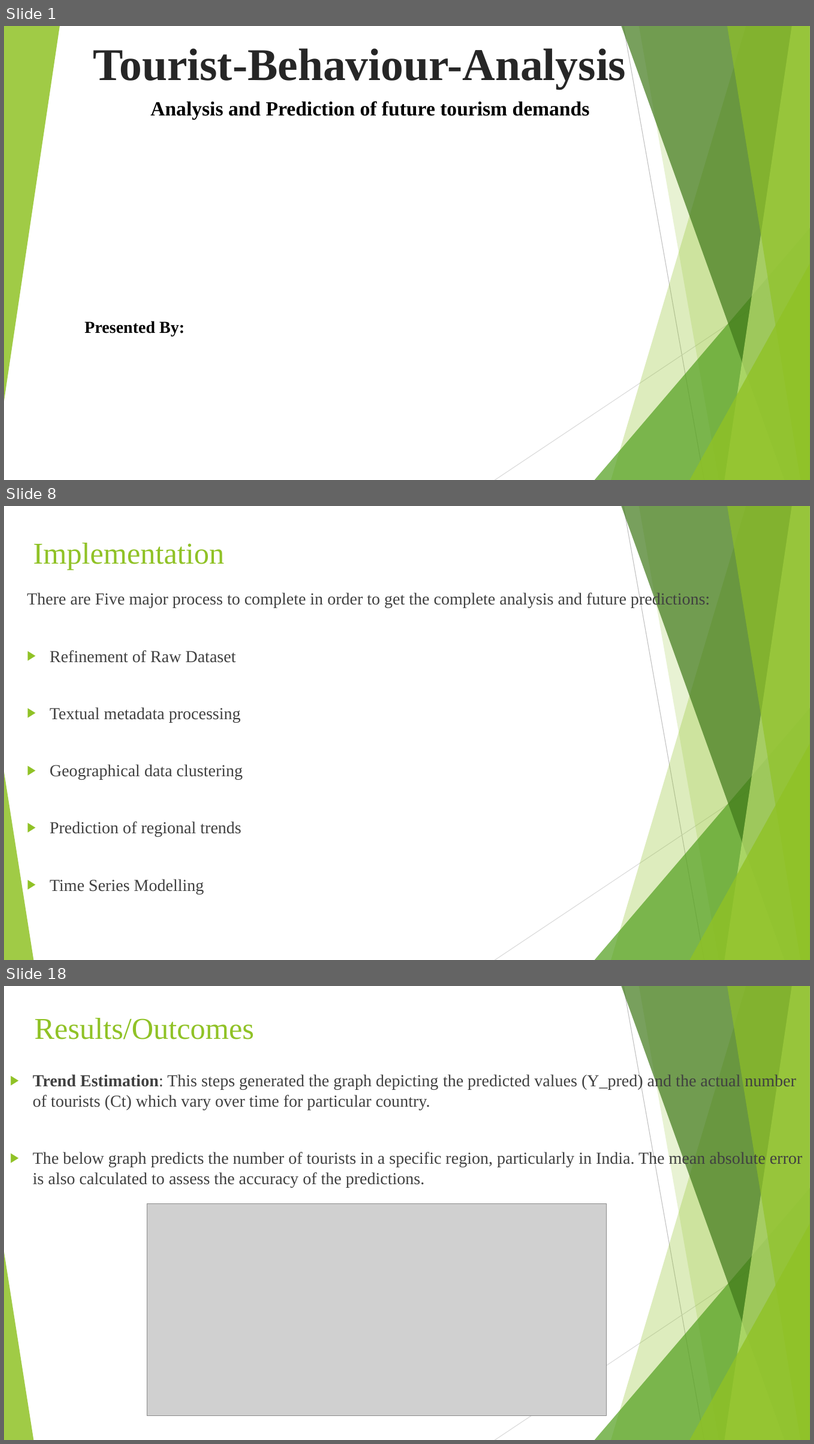
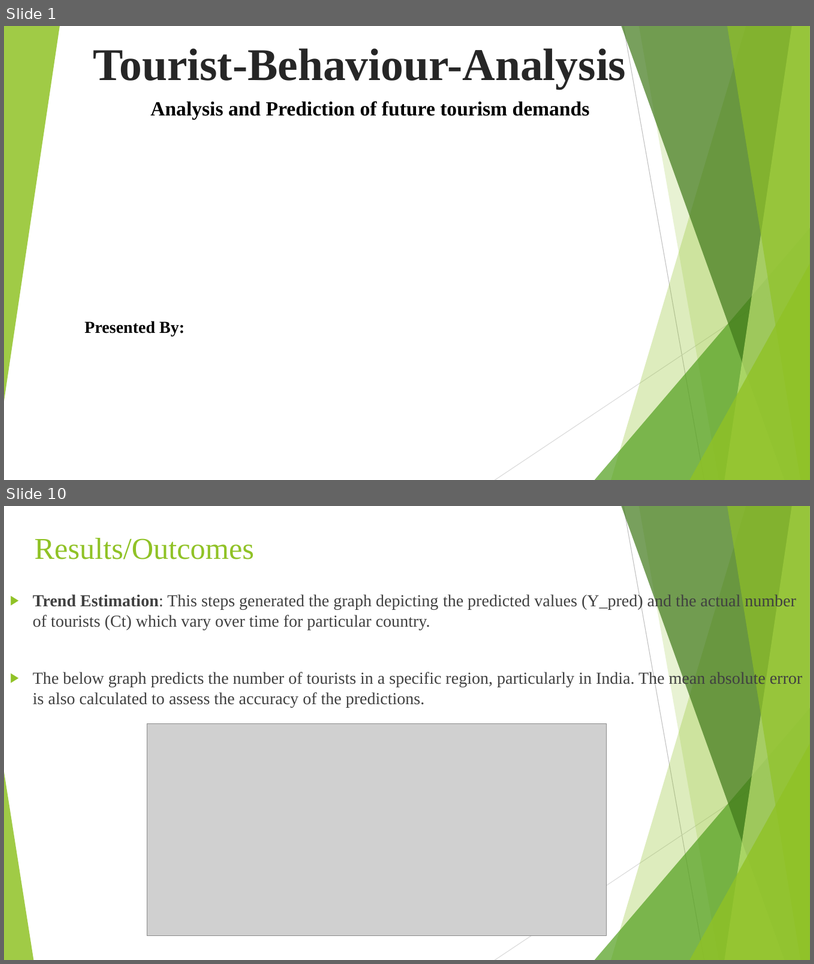
Before and after one commit to saisumanth1401/Tourist-Behaviour-Analysis, a slide deck: Documentation/Tourist-Behaviour-Analysis.pptx. Shown one above the other, each under a label of ours: slides 1, 8 and 18 before the commit, slides 1 and 10 after it; the slides between them are not shown. The pictures are 814x1444 and 814x964 pixels, drawn with LibreOffice and Linux fonts; fonts in the diff are those of the drawing; grey boxes stand for pictures. Boxes give left, top, right and bottom in pixels: in the first picture for what was removed or moved away, otherwise in the second. Text is boxed around its words. In the diff, an @@ line names an element or a change of style, - is before the commit and + after.

```diff
--- a/Documentation/Tourist-Behaviour-Analysis.pptx
+++ b/Documentation/Tourist-Behaviour-Analysis.pptx
@@ slide 8 removed at (4,506,810,960), background #FFFFFF; not listed: 10 template elements that a slide beside it also shows @@
@@ title removed at (33,543,225,570) @@
-Implementation
@@ text removed at (27,592,710,894) @@
-There are Five major process to complete in order to get the complete analysis and future predictions:
-▶ Refinement of Raw Dataset
-▶ Textual metadata processing
-▶ Geographical data clustering
-▶ Prediction of regional trends
-▶ Time Series Modelling
@@ what was slide 18 is now slide 10 @@
```
Also in this commit, not shown: 10 slides changed, 2 slides added, 8 other slides removed.
